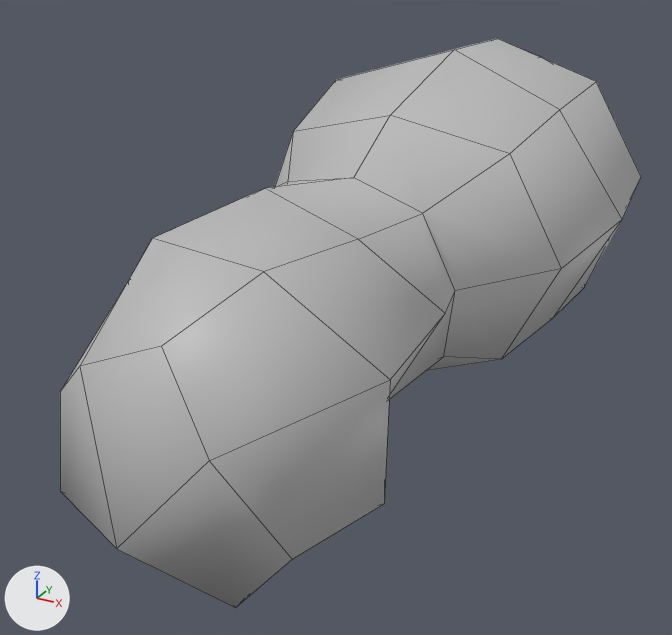
The FBX model FutureGamesGameJam/Assets/Resources/Peanut/asteroid1.fbx: old version first, new version second.
The view is the same before and after, from a 50 mm lens placed at (0.021, -0.0399, 0.0174), pointed at (-0.0003, -0.0011, -0.002). The lights are fixed; the arrows at lower left show +X, +Y and +Z. Mesh edges are drawn as thin lines. Where no turn or scale is listed for an object, it has been applied to the vertices.

In view in the first picture: 'asteroid_a'.
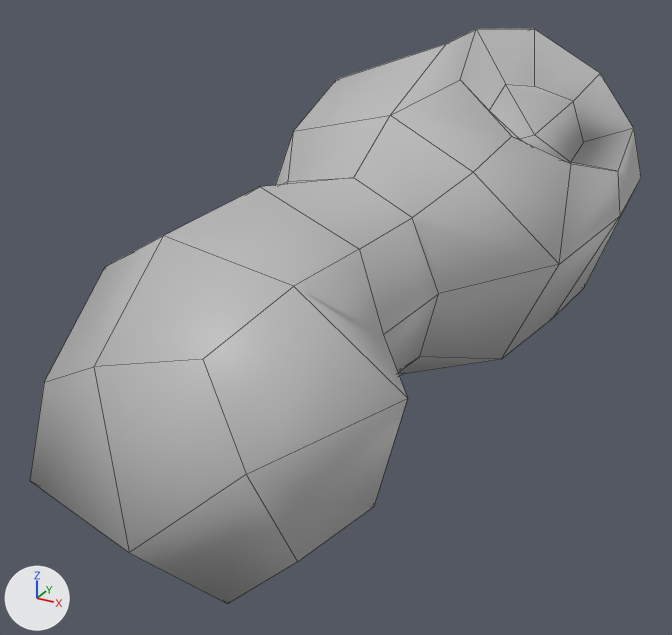
Commit message: New asteroid models

Pixel boxes [x1, y1, x2, y2] of what changed, in the pictures (672 x 635 px):
'asteroid_a', reshaped: before [60, 38, 641, 608]; after [30, 29, 641, 604]

The change in detail:
me_mesh is used by ob_asteroid_a; location (0.0, 0.0, 0.0).
me_mesh had 66 vertices, 64 faces and spanned x -0.0104..0.0117, y -0.0192..0.0213, z -0.0086..0.0104.
me_mesh now has 82 vertices, 80 faces and spans x -0.0104..0.0115, y -0.019..0.0213, z -0.0084..0.0114.
Part 1, on me_mesh:
3 vertices are removed from x 0.0018..0.0101, y 0.003..0.0149, z 0.0012..0.0104.
10 faces are deleted.
29 vertices move from x -0.0077..0.0117, y -0.0192..0.0141, z -0.0086..0.0101 to x -0.0091..0.0115, y -0.019..0.0154, z -0.0084..0.0104.
19 vertices are added at x 0.0017..0.0113, y 0.0032..0.0149, z 0.0014..0.0114.
26 new faces join them.
